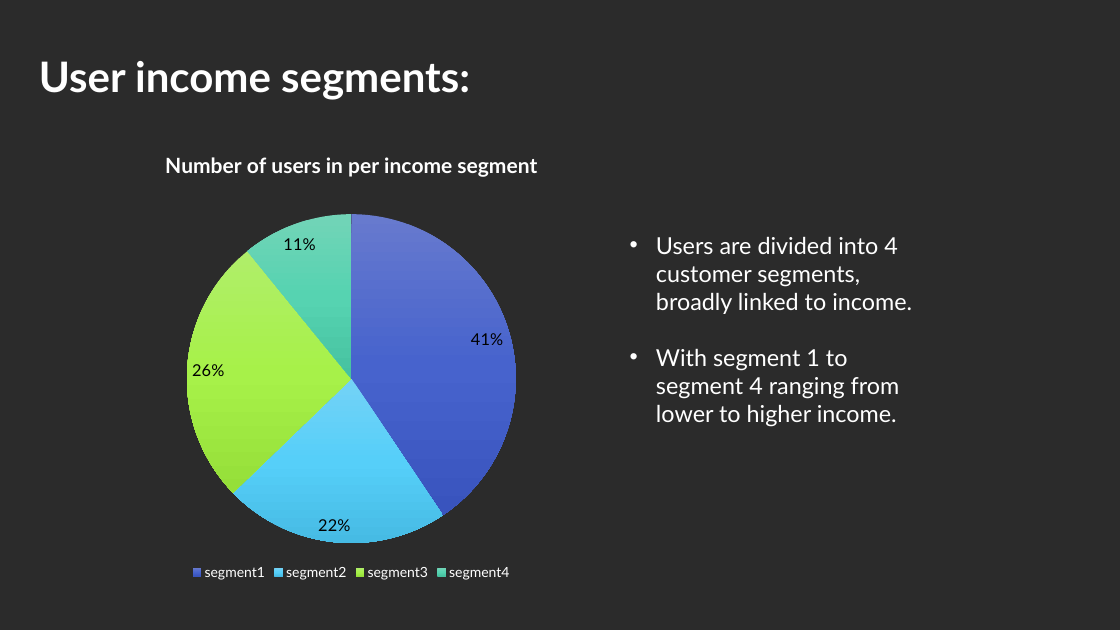
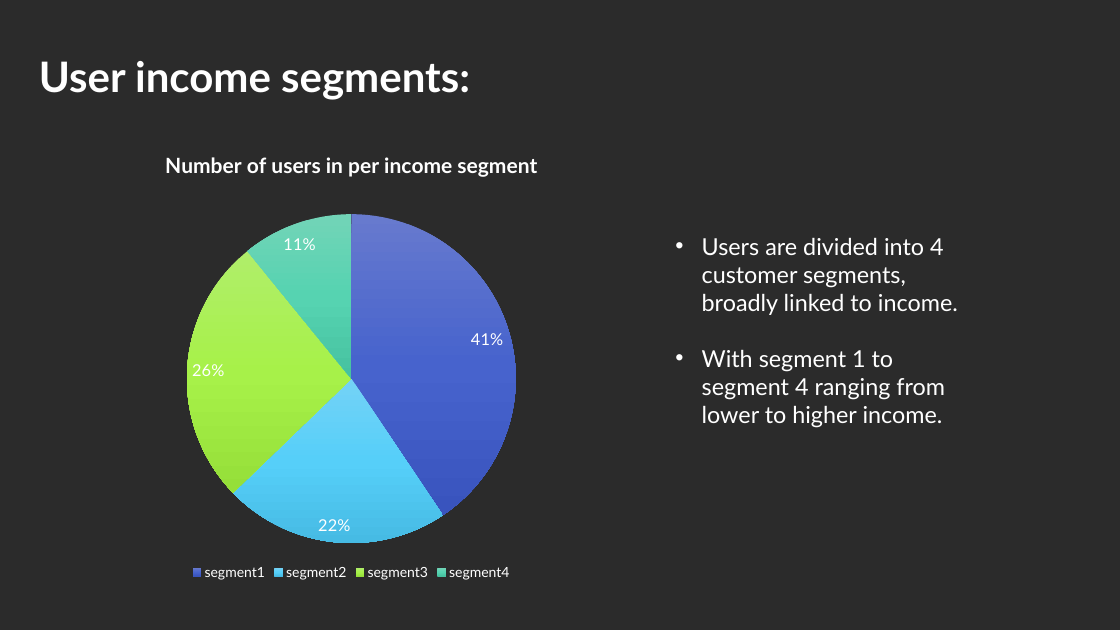
Before and after one commit to lizesteyn/FNBdataquest, a slide deck: slide 6 of Presentation1.pptx. Drawn at 1120x630 pixels with LibreOffice and Linux fonts; fonts in the diff are those of the drawing; background and template pictures are left out; a plain dark background stands for a picture behind light text. Boxes give left, top, right and bottom in pixels: in the first picture for what was removed or moved away, otherwise in the second. Text is boxed around its words. In the diff, an @@ line names an element or a change of style, - is before the commit and + after.

```diff
--- a/Presentation1.pptx
+++ b/Presentation1.pptx
@@ pie chart at [88, 135, 614, 584] @@
@@ data labels of Series 1 changed @@
@@ text "Users are divided into 4 ...": place and size @@
-text "Users are divided into 4 ..." at [656, 237, 912, 427]
+text "Users are divided into 4 ..." at [702, 238, 958, 428]
```
Also in this commit, not shown: 14 other slides changed, 13 slides added, 18 slides removed.
